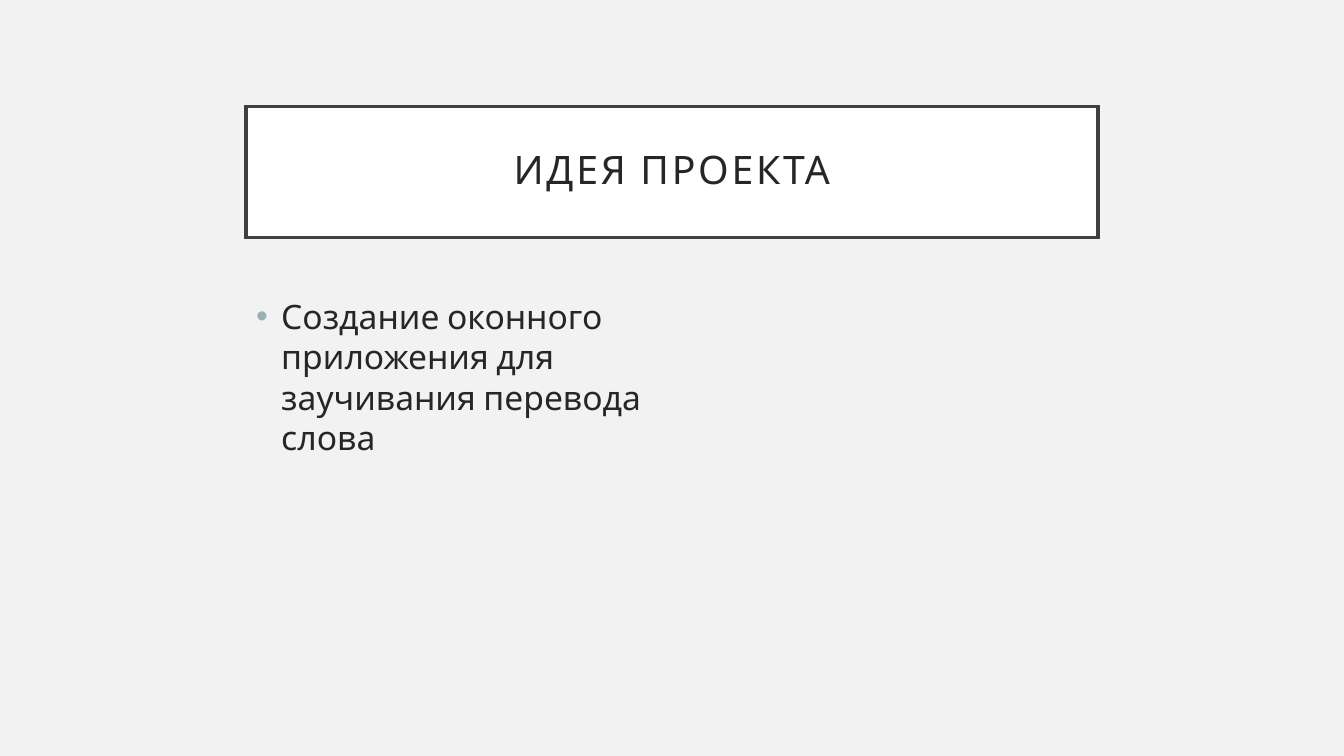
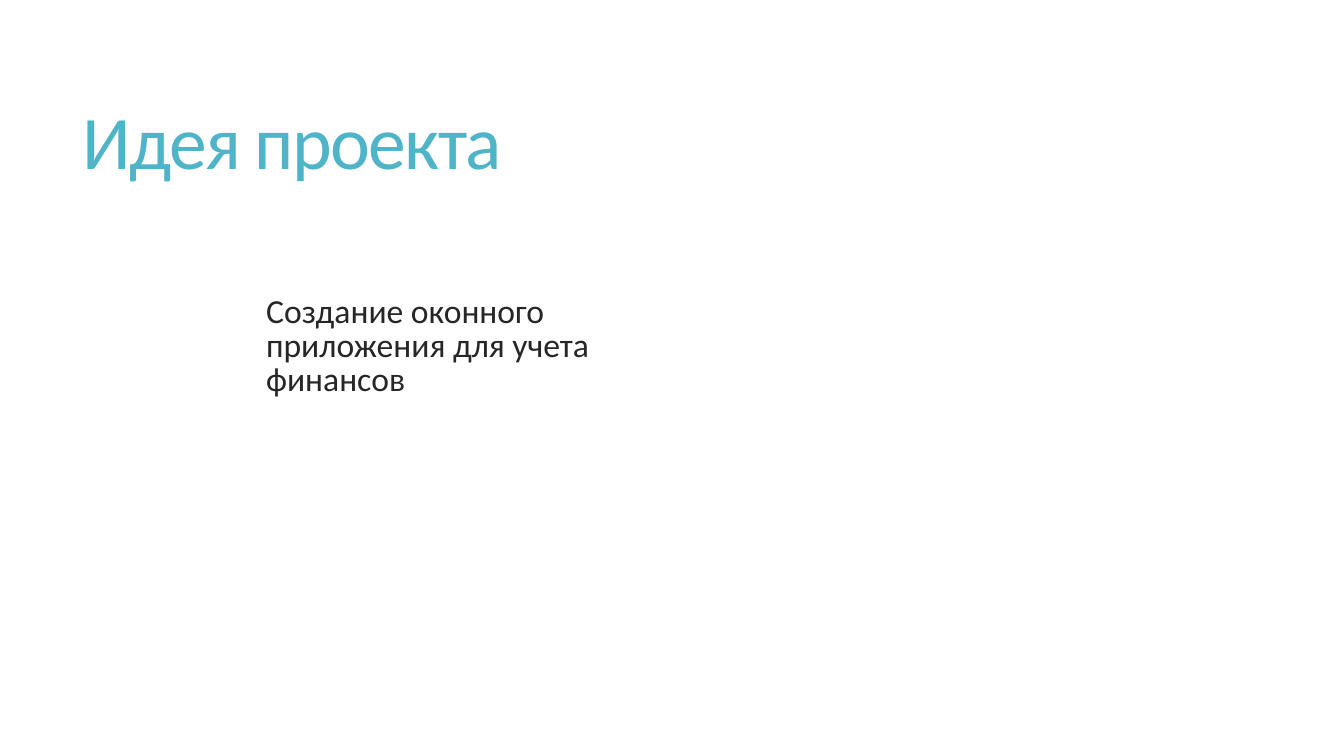
Before and after one commit to Dany188/FinancialPathfinder, a slide deck: slide 2 of Финансовый следопыт.pptx. Drawn at 1344x756 pixels with LibreOffice and Linux fonts; fonts in the diff are those of the drawing. Boxes give left, top, right and bottom in pixels: in the first picture for what was removed or moved away, otherwise in the second. Text is boxed around its words. In the diff, an @@ line names an element or a change of style, - is before the commit and + after.

```diff
--- a/Финансовый следопыт.pptx
+++ b/Финансовый следопыт.pptx
@@ background #F2F2F2 to #FFFFFF @@
@@ title "Идея проекта": place and size @@
-title "Идея проекта" at (246,106,1098,237)
+title "Идея проекта" at (83,120,502,182)
@@ title "Идея проекта" at (83,120,502,182): fill #FFFFFF to none; outline #404040 2.5 pt to none @@
@@ title at (83,120,502,182): text changed; size 28 to 54 pt; font Cabin to Calibri; text colour #262626 to #50B4C8 @@
-ИДЕЯ ПРОЕКТА
+Идея проекта
@@ text at (266,301,589,397): text changed; font Cabin to Calibri @@
-• Создание оконного приложения для заучивания перевода слова
+  Создание оконного приложения для учета финансов
```
Also in this commit, not shown: 3 other slides changed, 1 slide added, 1 slide removed.
